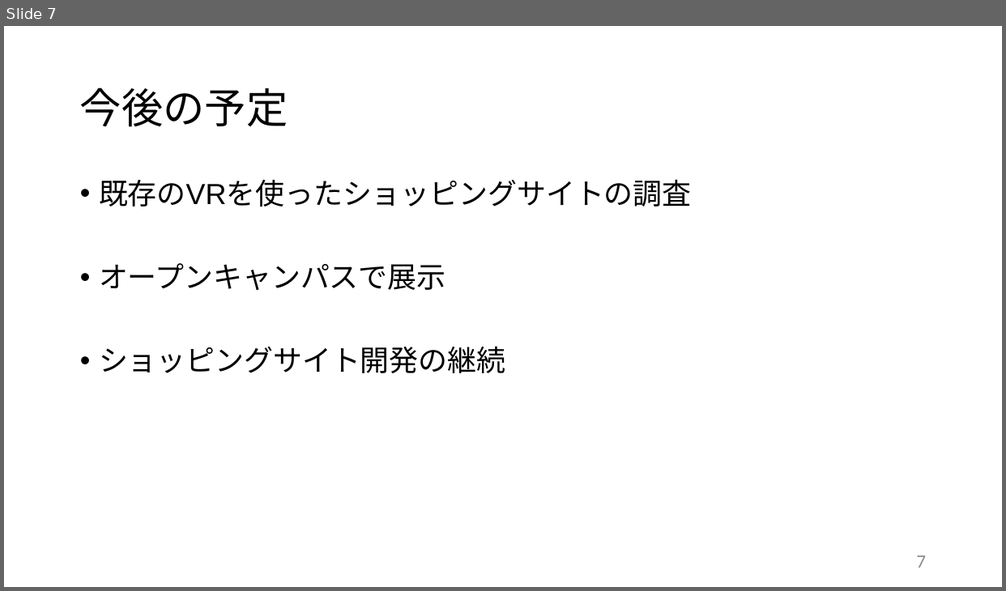
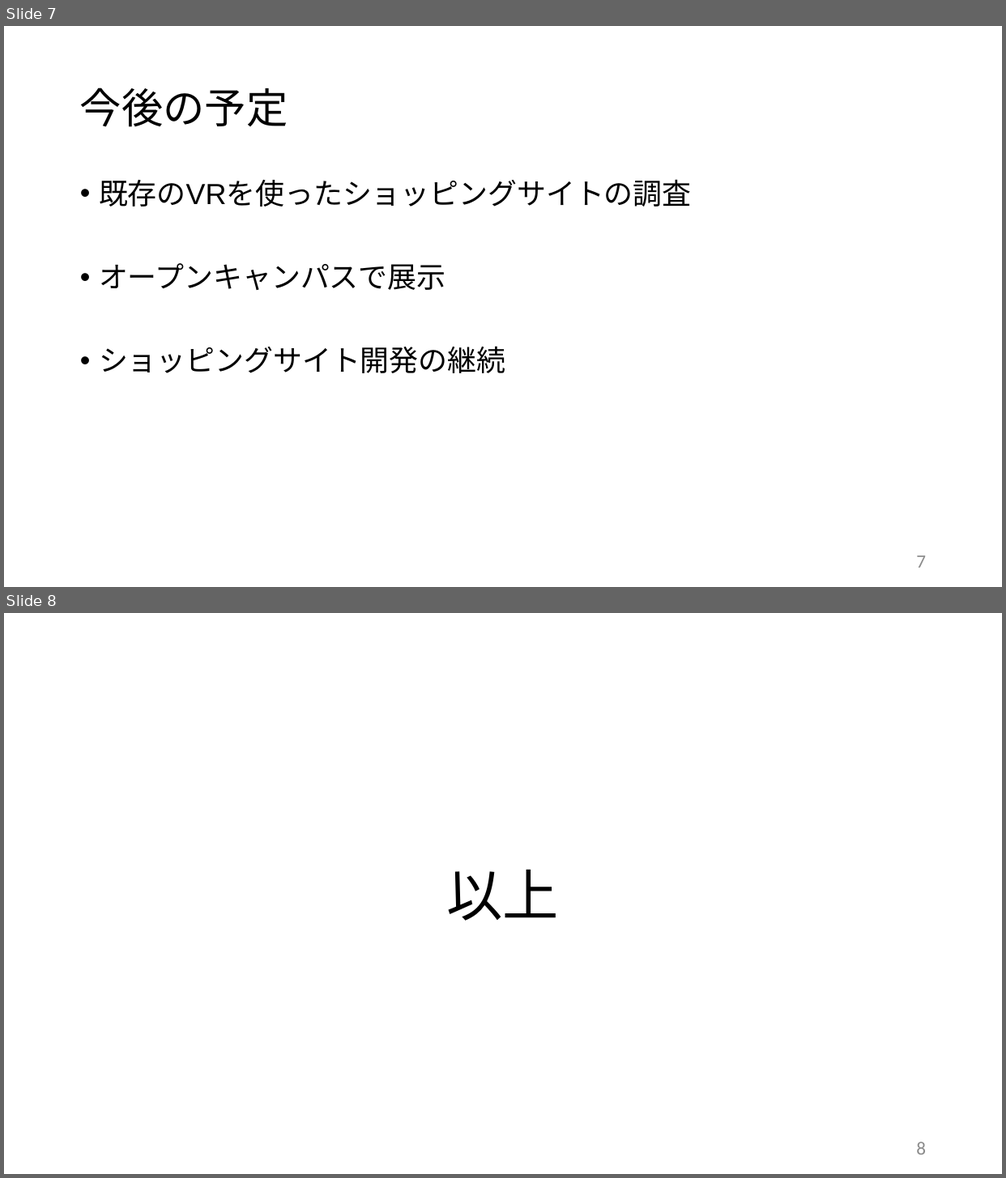
Before and after one commit to yamako0/dissertation, a slide deck: スライド/20170720_中間発表.pptx. Shown one above the other, each under a label of ours: slide 7 before the commit, slides 7 and 8 after it. The pictures are 1006x591 and 1006x1178 pixels, drawn with LibreOffice and Linux fonts; fonts in the diff are those of the drawing. Boxes give left, top, right and bottom in pixels: in the first picture for what was removed or moved away, otherwise in the second. Text is boxed around its words. In the diff, an @@ line names an element or a change of style, - is before the commit and + after.

```diff
--- a/スライド/20170720_中間発表.pptx
+++ b/スライド/20170720_中間発表.pptx
@@ slide 8 added at <box>4,613,1002,1174</box>, background #FFFFFF @@
@@ title added at <box>447,869,560,921</box>, 54 pt, text #000000 @@
+以上
@@ page number added at <box>916,1142,926,1155</box>, 18 pt, text #8C8C8C @@
+8
```
